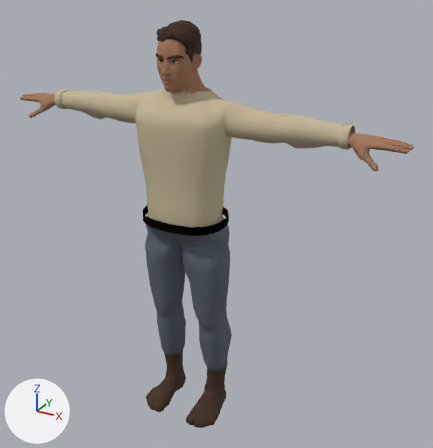
A saved change to the glTF model assets/crew/sailor.glb.
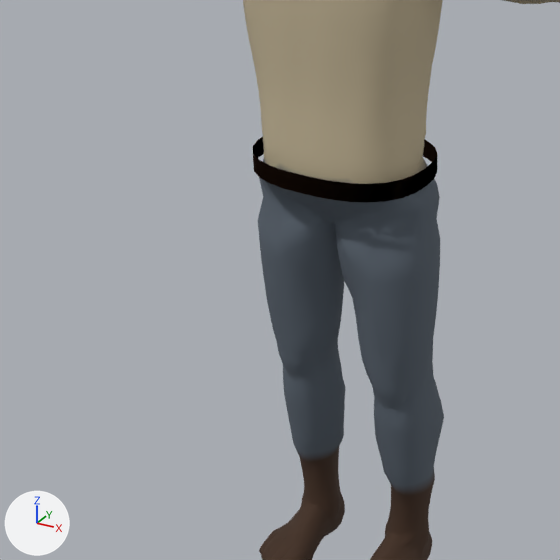
The first picture shows the older version from a 50 mm lens placed at (1.3, -2.06, 2.05), pointed at (0.11, 0.11, 0.97). The close-ups show the older and then the newer version on the part from 6% to 66% of the width and 32% to 90% of the height of that picture. Only the edits that show in the close-ups are written down. Arrows for +X, +Y and +Z are at lower left; the lights stay in place. Vertices at exactly the same position are counted once.

Names of what the first close-up shows: 'Leather belt', 'SuperHero_Male'.
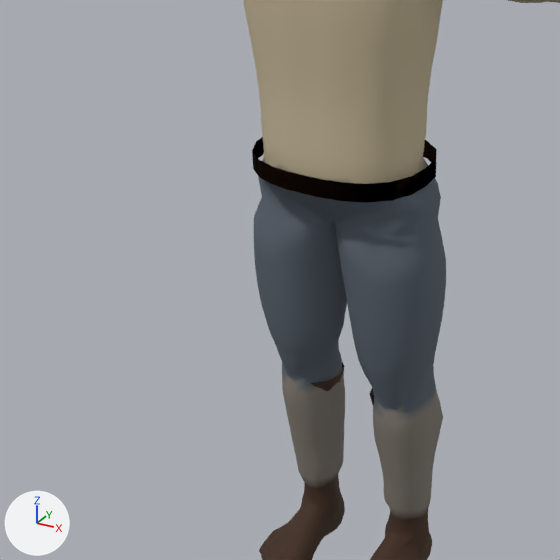
Location of each change, [x1, y1, x2, y2] in pixels of the close-ups (560 x 560 px; the box of a moved part takes in the faces that stretch with it):
'SuperHero_Male', reshaped, recoloured
    both: [243, 0, 560, 560]
'Knee garter r', added
    after: [311, 362, 344, 391]
'Knee garter l', added (mostly hidden)
    after: [369, 388, 374, 405]
part 1 of me_sphere_005_retopology_004, moved or reshaped
    before: [258, 197, 440, 386]
    after: [254, 197, 446, 387]
part 2 of me_sphere_005_retopology_004, moved or reshaped
    before: [294, 442, 435, 520]
    after: [293, 439, 430, 520]
part 3 of me_sphere_005_retopology_004, recoloured
    both: [283, 362, 443, 486]
part 4 of me_sphere_005_retopology_004, recoloured
    both: [297, 446, 433, 496]

Diff of the bpy script that builds the scene:
```diff
--- a/assets/crew/sailor.glb.py
+++ b/assets/crew/sailor.glb.py
@@ me_sphere_005_retopology_004 @@
 me_sphere_005_retopology_004.from_pydata(...)  # 6285 vertices, 12566 faces; spans x -0.93..0.93, y -0.14..0.17, z -0.02..1.81
 # used by ob_superhero_male; location = (0.0, 0.0, 0.0)
+# me_sphere_005_retopology_004 part 1: 230 of 6285 vertices moved; they spanned x -0.21..0.21, y -0.06..0.13, z 0.56..0.88 and now span x -0.22..0.22, y -0.07..0.14, z 0.56..0.88; mean shift (0.0, 0.0, 0.0); largest move (0.04, 0.09, 0.74) -> (0.03, 0.1, 0.74)
+# me_sphere_005_retopology_004 part 2: 56 of 6285 vertices moved; they spanned x -0.16..0.16, y 0.03..0.15, z 0.17..0.22 and now span x -0.17..0.17, y 0.01..0.14, z 0.17..0.22; mean shift (0.0, 0.0, 0.0); largest move (0.09, 0.06, 0.22) -> (0.07, 0.05, 0.22)
+# me_sphere_005_retopology_004 part 3: 492 faces centred in x -0.19..0.19, y -0.02..0.16, z 0.27..0.48 are repainted in the vertex colours; the middle colour goes from greyish blue #57616c to grey #817a71
+# me_sphere_005_retopology_004 part 4: 80 faces centred in x -0.17..0.17, y 0.02..0.14, z 0.22..0.25 are repainted in the vertex colours; the middle colour goes from dark grey #4d4c50 to grey #817a71
 me_sphere_005_retopology_004.materials.append(mat_sailor_vertex_colours)
@@ me_knee_garter_r @@
+me_knee_garter_r.from_pydata(...)  # 24 vertices, 24 faces; spans x -0.1843..-0.0443, y -0.0132..0.1268, z 0.433..0.4649
+me_knee_garter_r.materials.append(mat_sailor_vertex_colours)
@@ me_knee_garter_l @@
+me_knee_garter_l.from_pydata(...)  # 24 vertices, 24 faces; spans x 0.0443..0.1843, y -0.0132..0.1268, z 0.433..0.4649
+me_knee_garter_l.materials.append(mat_sailor_vertex_colours)
@@ ob_knee_garter_r @@
+ob_knee_garter_r = bpy.data.objects.new('Knee garter r', me_knee_garter_r)
+ob_knee_garter_r.location = (0.0, 0.0, 0.0)
@@ ob_knee_garter_l @@
+ob_knee_garter_l = bpy.data.objects.new('Knee garter l', me_knee_garter_l)
+ob_knee_garter_l.location = (0.0, 0.0, 0.0)
```
